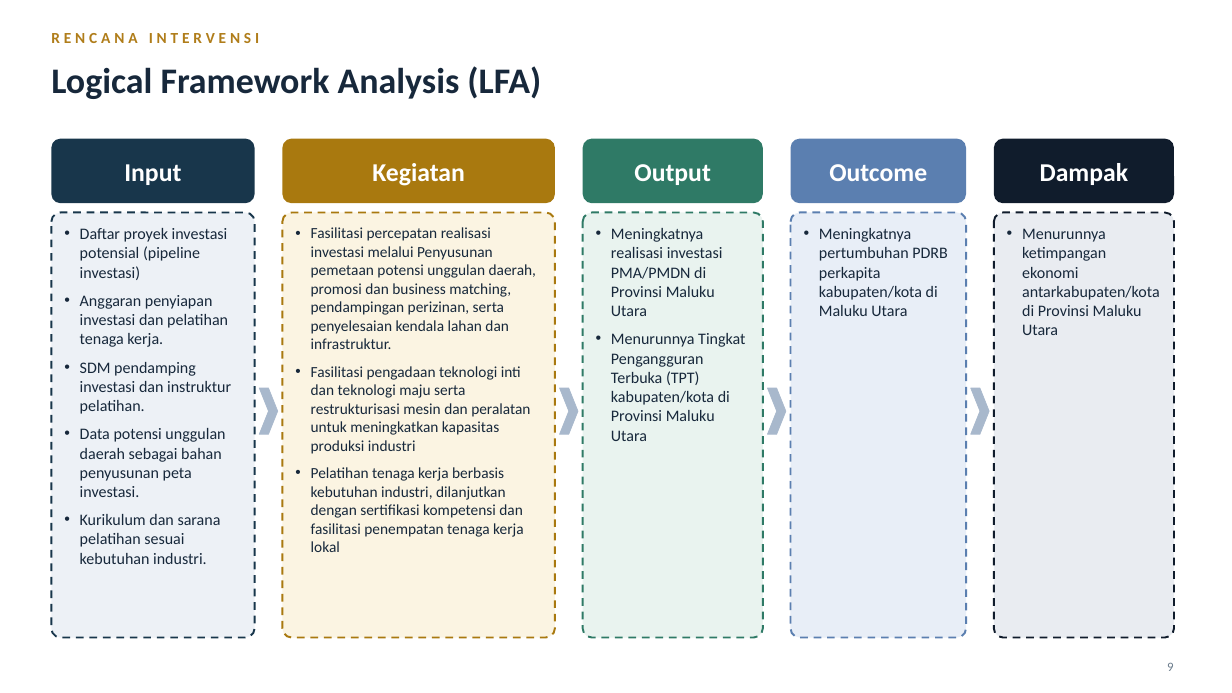
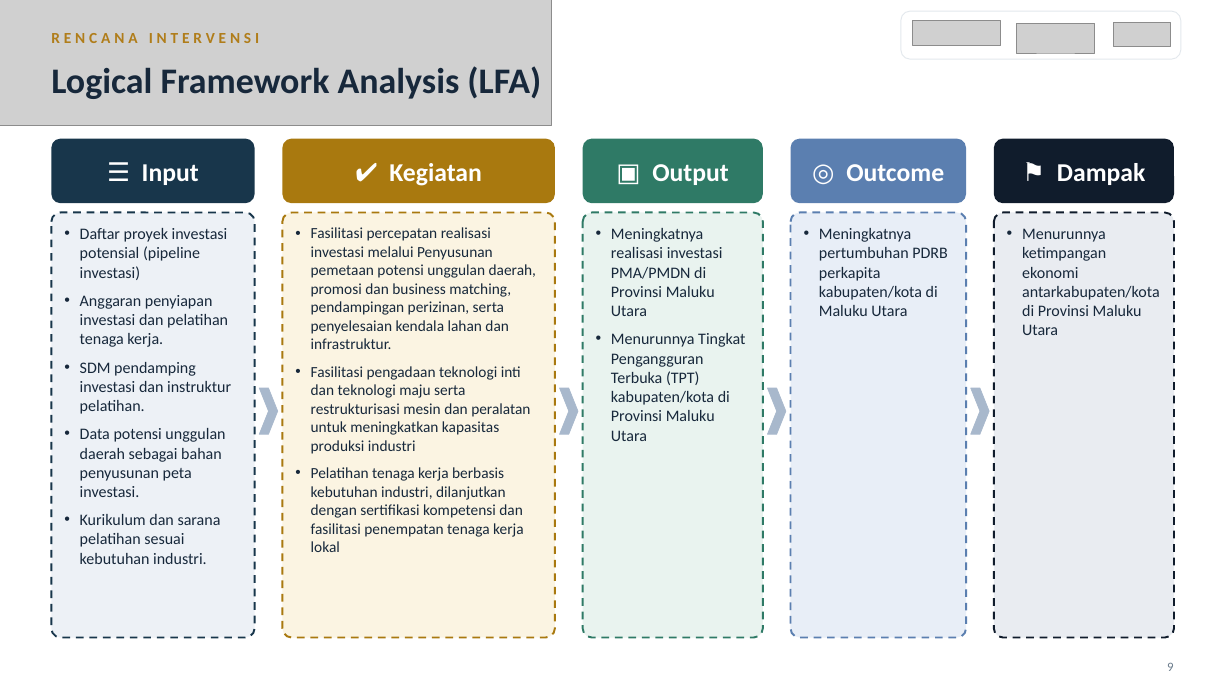
Before and after one commit to mhmmdzdn/disparitas-ekonomi-maluku-utara, a slide deck: slide 9 of Disparitas_Ekonomi_Maluku_Utara.pptx. Drawn at 1232x693 pixels with LibreOffice and Linux fonts; fonts in the diff are those of the drawing; grey boxes stand for pictures. Boxes give left, top, right and bottom in pixels: in the first picture for what was removed or moved away, otherwise in the second. Text is boxed around its words. In the diff, an @@ line names an element or a change of style, - is before the commit and + after.

```diff
--- a/Disparitas_Ekonomi_Maluku_Utara.pptx
+++ b/Disparitas_Ekonomi_Maluku_Utara.pptx
@@ picture added at (x1=0, y1=0, x2=552, y2=126) @@
@@ rounded rectangle added at (x1=901, y1=11, x2=1181, y2=59), fill #FFFFFF, outline #E3E8ED 0.75 pt @@
@@ picture added at (x1=913, y1=20, x2=1001, y2=45) @@
@@ picture added at (x1=1017, y1=23, x2=1095, y2=53) @@
@@ picture added at (x1=1114, y1=22, x2=1171, y2=47) @@
@@ text at (x1=142, y1=164, x2=199, y2=185): text changed @@
-Input
+☰ Input
@@ text at (x1=389, y1=163, x2=482, y2=186): text changed @@
-Kegiatan
+✔ Kegiatan
@@ text at (x1=652, y1=164, x2=728, y2=185): text changed @@
-Output
+▣ Output
@@ text at (x1=846, y1=164, x2=944, y2=181): text changed @@
-Outcome
+◎ Outcome
@@ text at (x1=1057, y1=163, x2=1146, y2=185): text changed @@
-Dampak
+⚑ Dampak
```
Also in this commit, not shown: 11 other slides changed, 1 slide removed, 1 other file.
